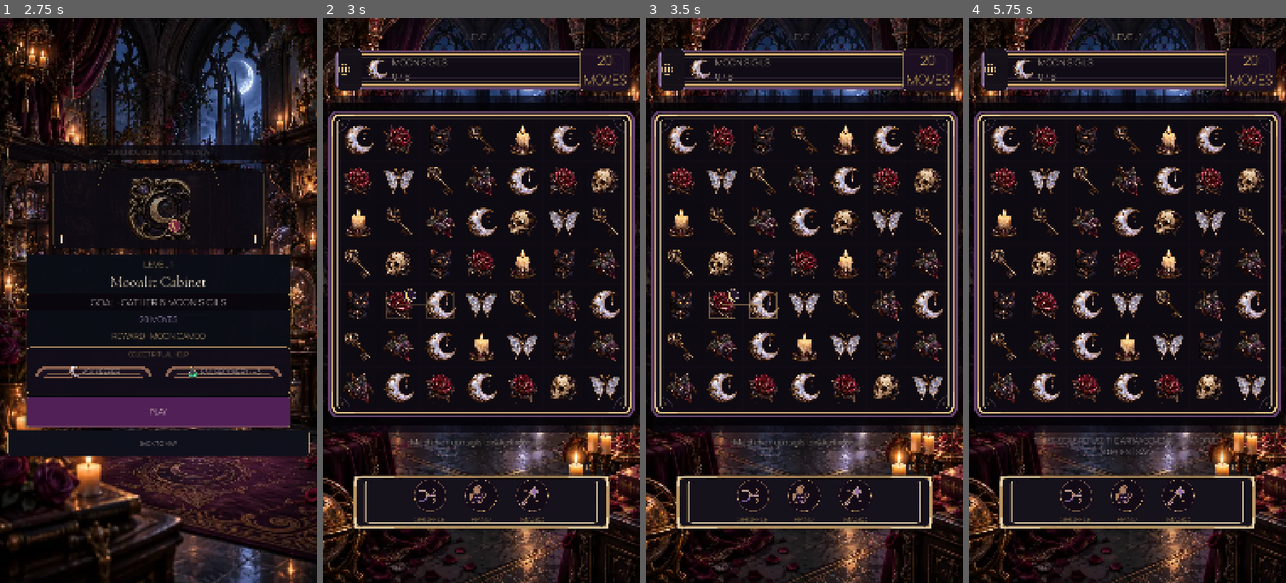
Above: before the commit, frames 1-4 (left to right).
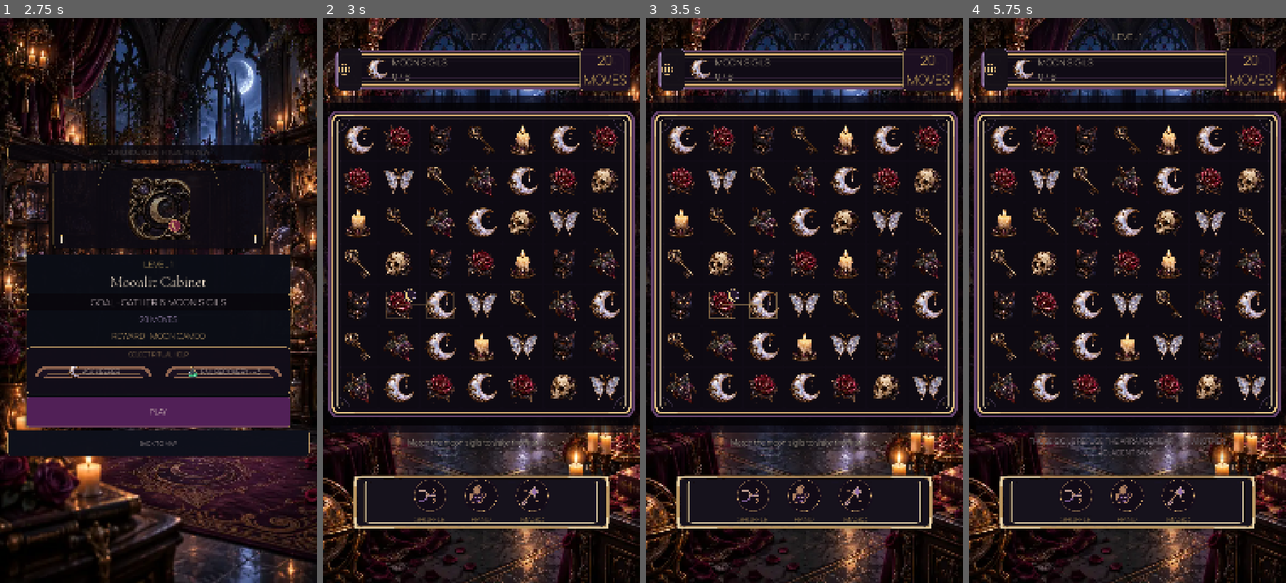
Above: after the commit, the same moments.

Repository: Jay-prodesign/akilta-match3
Game: Godot game, scene res://src/app/app_bootstrap.tscn
Same seed, same stepped clock (60 frames per second), same inputs: the game is played once before the commit and once after it.
Inputs (mouse positions are in pixels of both pictures, inside the frame that each line leads up to):
- Up to frame 1 (2.75 s): click "ENTER THE HOUSE" at 0.5 s; click "PLAY LEVEL 1" at 1.25 s; click "1" at 2 s
- Up to frame 2 (3 s): click "PLAY" at 2.75 s
- Up to frame 3 (3.5 s): no input
- Up to frame 4 (5.75 s): click (994, 68) at 3.5 s; click "RESTART LEVEL" at 4.25 s; tap Enter at 5 s; drag from (1127, 266) to (1159, 176) at 5.02 s

Frame 1 is identical in both runs. In frame 2, 0.2% of the frame differs, in the area x 26-74%, y 74-76%; in frame 3, 0.2%; in frame 4, 0.3%, in the area x 19-82%, y 74-79%.

Commit message:
Keep runtime gameplay hint at final readable scale

Diff:
--- a/src/ui/gameplay/gameplay_screen.gd
+++ b/src/ui/gameplay/gameplay_screen.gd
@@ -567,20 +567,20 @@
 	if hint_label == null:
 		return
 	var color := Color("#F4E5D3")
-	var size_px := 25
+	var size_px := 26
 	match mode:
 		"blocker":
 			color = Color("#F0CE8A")
-			size_px = 26
+			size_px = 27
 		"special":
 			color = Color("#E8C987")
-			size_px = 26
+			size_px = 27
 		"combo":
 			color = Color("#E7C8FF")
-			size_px = 27
+			size_px = 28
 		"cascade":
 			color = Color("#DDB7F5")
-			size_px = 26
+			size_px = 27
 		"invalid":
 			color = Color("#D8C5D2")
 		_:
